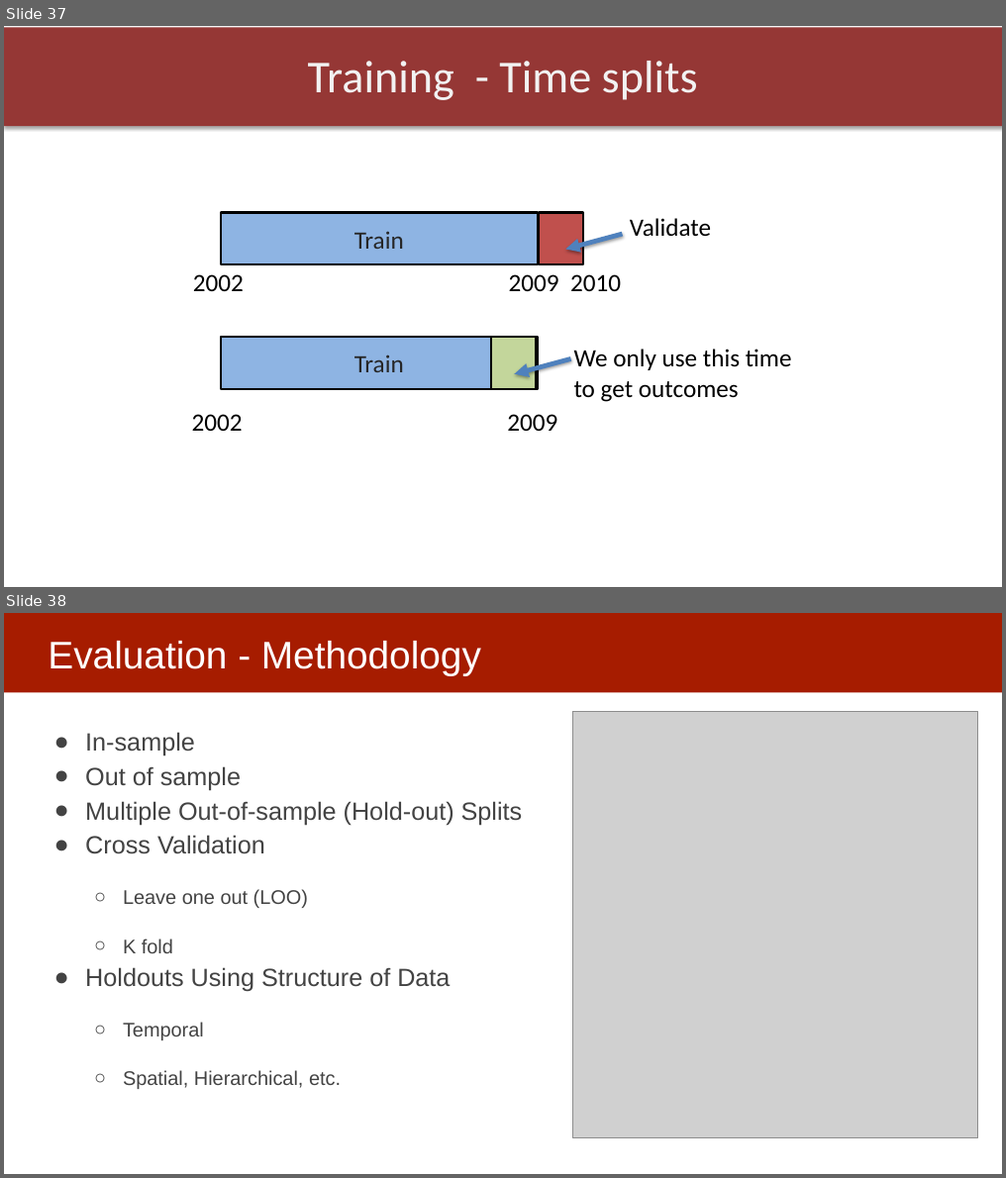
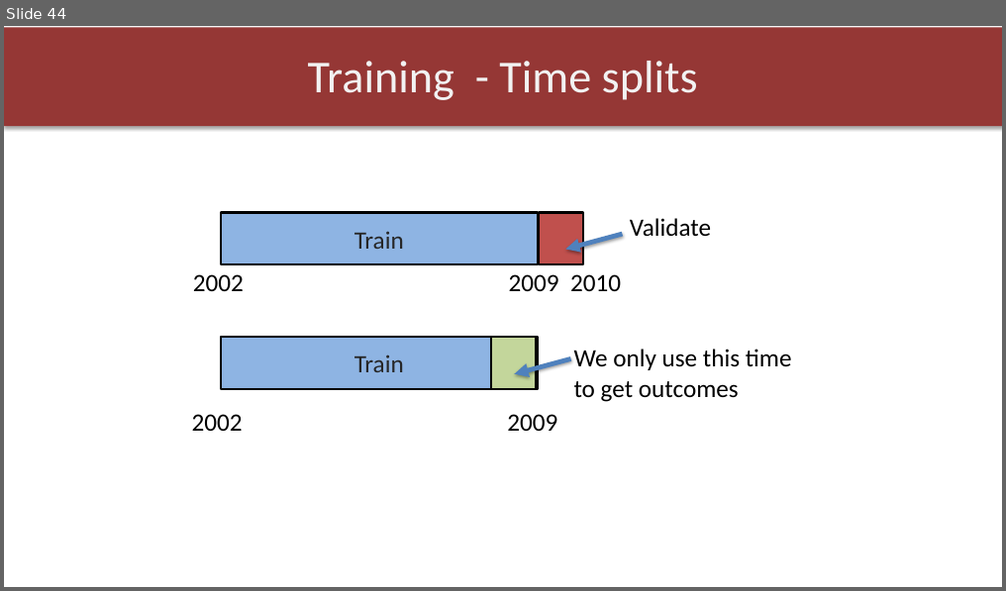
Before and after one commit to dssg/MLinPractice, a slide deck: Lectures/Lecture5-ModelSelection.pptx. Shown one above the other, each under a label of ours: slides 37 and 38 before the commit, slide 44 after it. The pictures are 1006x1178 and 1006x591 pixels, drawn with LibreOffice and Linux fonts; fonts in the diff are those of the drawing; grey boxes stand for pictures. Boxes give left, top, right and bottom in pixels: in the first picture for what was removed or moved away, otherwise in the second. Text is boxed around its words. In the diff, an @@ line names an element or a change of style, - is before the commit and + after.

```diff
--- a/Lectures/Lecture5-ModelSelection.pptx
+++ b/Lectures/Lecture5-ModelSelection.pptx
@@ slide 38 removed at [4, 613, 1002, 1174], background #FFFFFF @@
@@ rectangle removed at [4, 613, 1002, 692] @@
@@ title removed at [48, 641, 481, 675] @@
-Evaluation - Methodology
@@ picture removed at [573, 712, 978, 1139] @@
@@ text removed at [85, 732, 523, 1089] @@
-● In-sample
-● Out of sample
-● Multiple Out-of-sample (Hold-out) Splits
-● Cross Validation
-  ○ Leave one out (LOO)
-  ○ K fold
-● Holdouts Using Structure of Data
-  ○ Temporal
-  ○ Spatial, Hierarchical, etc.
@@ what was slide 37 is now slide 44 @@
```
Also in this commit, not shown: 13 slides changed, 14 slides added, 2 other slides removed, 1 other file.
